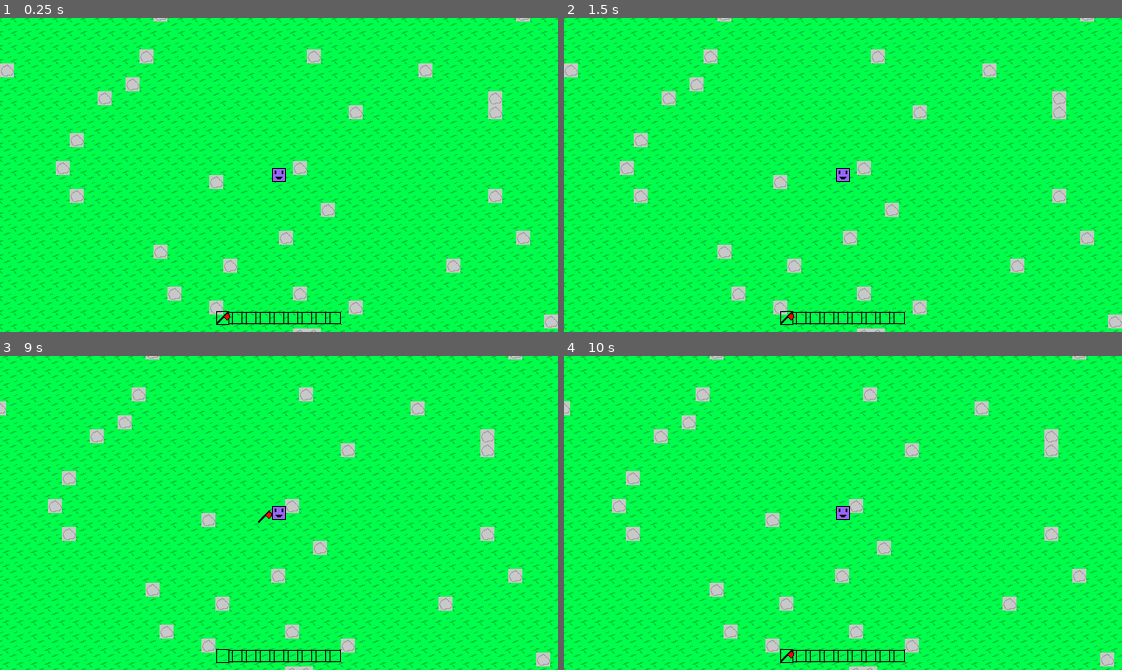
Above: before the commit, frames 1-4 (two rows, left to right).
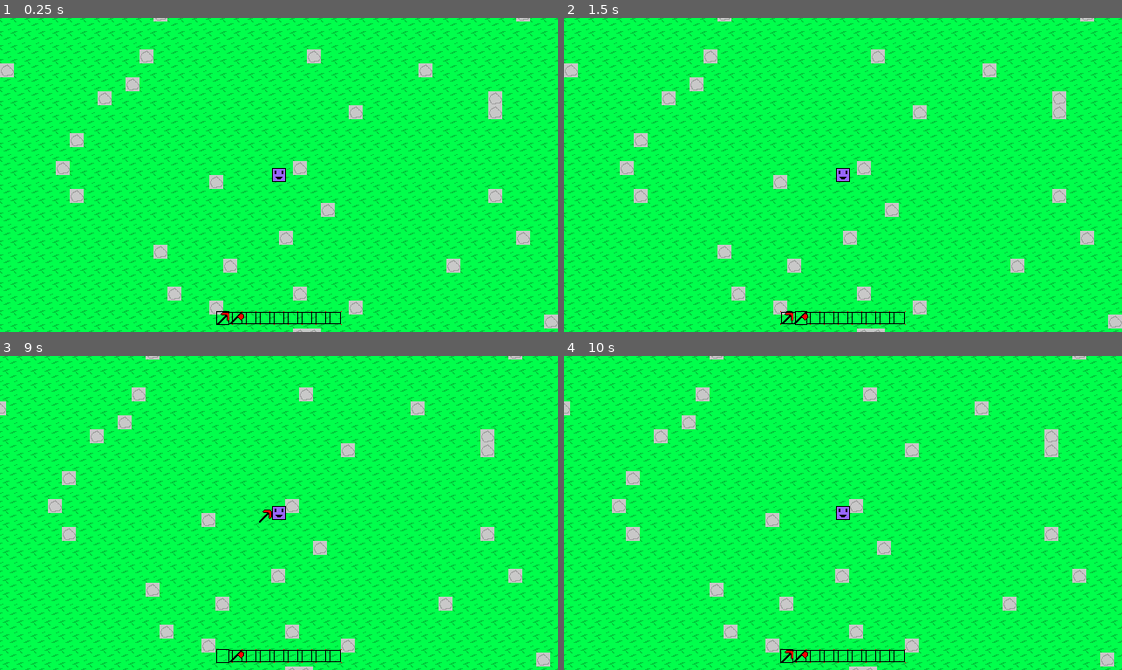
Above: after the commit, the same moments.

Repository: Pokebrouserkat/world
Game: Godot game, scene res://scenes/world.tscn
The game is run twice, just before and just after one commit, with the same random seed, the same clock (stepped at 60 frames per second) and the same inputs.
Inputs (mouse positions are in pixels of both pictures, inside the frame that each line leads up to):
- Up to frame 1 (0.25 s): no input
- Up to frame 2 (1.5 s): click (787, 319) at 0.52 s; click (798, 319) at 1.27 s
- Up to frame 3 (9 s): click (251, 657) at 2.02 s; click (267, 657) at 2.77 s; click (279, 657) at 3.52 s; click (290, 657) at 4.27 s; click (306, 657) at 5.02 s; click (323, 657) at 5.77 s; click (334, 657) at 6.52 s; tap Enter at 7.25 s; move the mouse to (401, 497) at 7.27 s; hold Right 7.28-8 s; tap 1 at 7.35 s; click (401, 497) at 7.42 s; drag from (167, 528) to (251, 575) at 8.02 s; tap Space at 8.75 s; move the mouse to (334, 443) at 8.77 s; hold Right from 8.78 s (still down); tap Q at 8.85 s; click (334, 443) at 8.92 s
- Up to frame 4 (10 s): release Right at 9.5 s; tap Enter at 9.5 s; drag from (815, 575) to (675, 465) at 9.52 s

The runs differ from the first frame. In frame 1, less than 0.1% of the frame differs, in the area x 38-44%, y 93-98%; in frame 2, 0.1%; in frame 3, less than 0.1%; in frame 4, less than 0.1%.

Commit message:
Add pick tool that breaks rocks and drops rock items
- Pick tool in slot 1, axe moved to slot 2
- Left-click with pick breaks nearby rock tiles (2 tile range)
- Broken rocks drop collectible rock items

🤖 Generated with [Claude Code](https://claude.com/claude-code)

Co-Authored-By: Claude Opus 4.5 <noreply@anthropic.com>

Diff:
--- a/scripts/player.gd
+++ b/scripts/player.gd
@@ -6,6 +6,10 @@
 var hotbar: Node = null
 var dropped_item_scene: PackedScene = preload("res://scenes/dropped_item.tscn")
 var axe_texture: Texture2D = preload("res://sprites/plasticax.png")
+var pick_texture: Texture2D = preload("res://sprites/plasticpick.png")
+var rock_item_texture: Texture2D = preload("res://sprites/rock_item.png")
+
+var world: TileMapLayer = null
 
 # Derived from sprite size
 var sprite_size: float = 16.0
@@ -24,6 +28,9 @@
 	if collision and collision.shape is RectangleShape2D:
 		collision.shape.size = Vector2(sprite_size * 0.875, sprite_size * 0.875)
 
+	# Find world tilemap for rock breaking (sibling node)
+	world = get_parent().get_node("TileMapLayer") as TileMapLayer
+
 	# Find hotbar and connect signals
 	await get_tree().process_frame
 	hotbar = get_tree().get_first_node_in_group("hotbar")
@@ -32,9 +39,11 @@
 
 	if hotbar:
 		hotbar.item_dropped.connect(_on_item_dropped)
-		# Give player an axe at start
+		# Give player starting tools
+		var pick = Item.create("Pick", pick_texture)
 		var axe = Item.create("Axe", axe_texture)
-		hotbar.set_item(0, axe)
+		hotbar.set_item(0, pick)
+		hotbar.set_item(1, axe)
 
 
 func _physics_process(_delta: float) -> void:
@@ -54,6 +63,54 @@
 	move_and_slide()
 
 	_try_pickup()
+
+
+func _input(event: InputEvent) -> void:
+	if event is InputEventMouseButton:
+		if event.button_index == MOUSE_BUTTON_LEFT and event.pressed:
+			_try_use_tool()
+
+
+func _try_use_tool() -> void:
+	if not hotbar or not world:
+		return
+
+	var selected_item = hotbar.get_selected_item()
+	if selected_item == null or selected_item.name != "Pick":
+		return
+
+	# Get mouse position in world coordinates
+	var mouse_pos = get_global_mouse_position()
+
+	# Check if within range (2 tiles)
+	var use_range = sprite_size * 2.0
+	if global_position.distance_to(mouse_pos) > use_range:
+		return
+
+	# Convert to tile coordinates
+	var tile_pos = world.local_to_map(mouse_pos)
+
+	# Check if it's a rock tile
+	var source_id = world.get_cell_source_id(tile_pos)
+	if source_id == 1:  # Rock source ID
+		_break_rock(tile_pos)
+
+
+func _break_rock(tile_pos: Vector2i) -> void:
+	# Replace rock with grass
+	world.set_cell(tile_pos, 0, Vector2i(0, 0))  # Grass source ID 0
+
+	# Spawn rock item at tile center
+	var tile_world_pos = world.map_to_local(tile_pos)
+
+	var dropped = dropped_item_scene.instantiate() as DroppedItem
+	var rock_item = Item.create("Rock", rock_item_texture)
+	dropped.set_item(rock_item)
+	dropped.add_to_group("dropped_items")
+	dropped.global_position = tile_world_pos
+
+	get_parent().add_child(dropped)
+	dropped.enable_pickup_after_delay(0.3)
 
 
 func _try_pickup() -> void:
Binary file added: sprites/plasticpick.png
Not shown, added: sprites/plasticpick.png.import
Binary file added: sprites/rock_item.png
Not shown, added: sprites/rock_item.png.import
